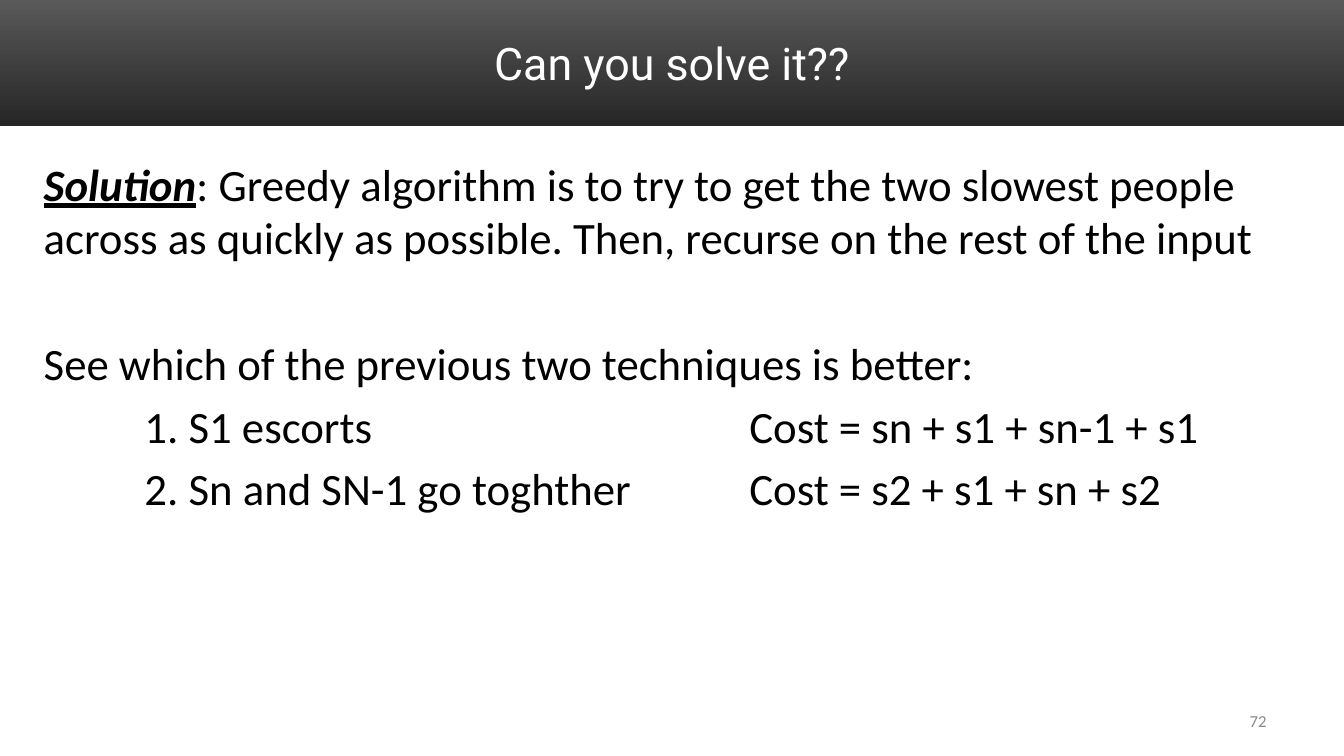
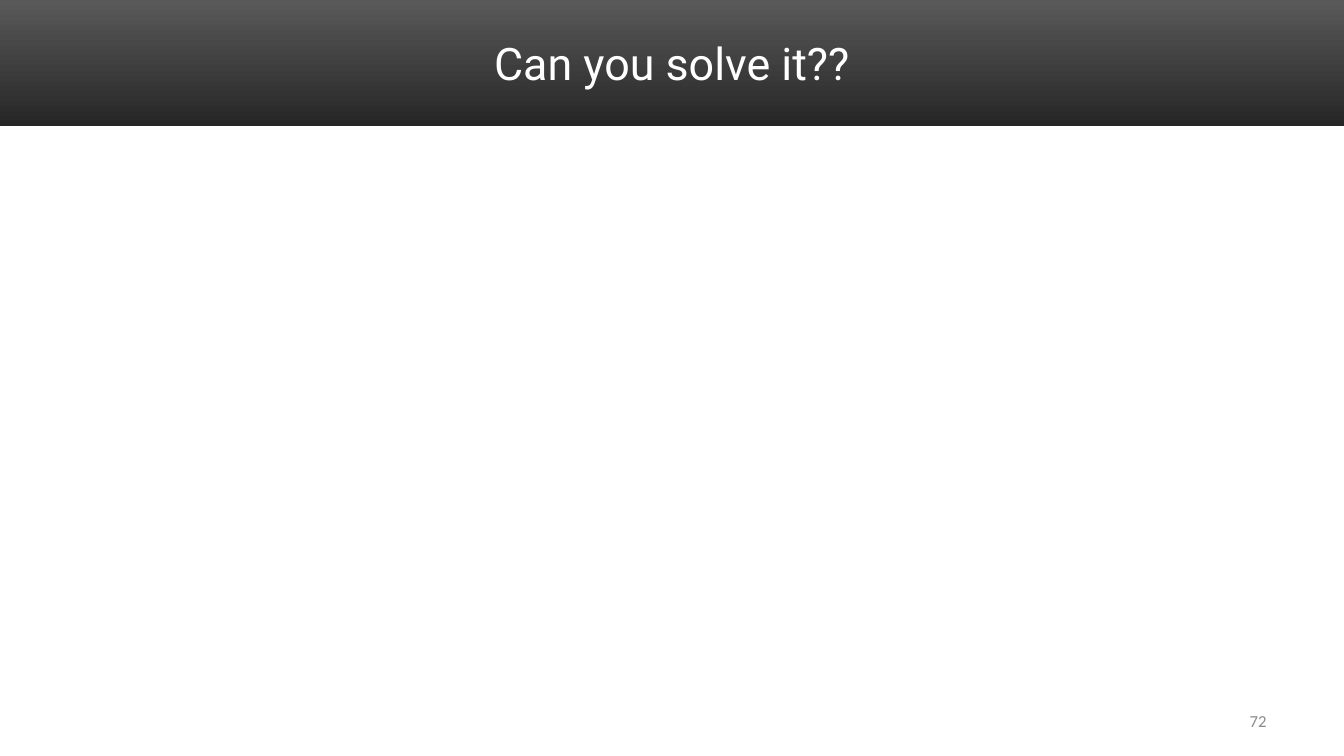
Before and after one commit to uva-cs/cs4102-f21, a slide deck: slide 72 of slides/GreedyAlgorithms_1.pptx. Drawn at 1344x756 pixels with LibreOffice and Linux fonts; fonts in the diff are those of the drawing; grey boxes stand for pictures. Boxes give left, top, right and bottom in pixels: in the first picture for what was removed or moved away, otherwise in the second. Text is boxed around its words. In the diff, an @@ line names an element or a change of style, - is before the commit and + after.

Commit message:
minor formatting on slides for 10/26

```diff
--- a/slides/GreedyAlgorithms_1.pptx
+++ b/slides/GreedyAlgorithms_1.pptx
@@ text removed at [44,169,1252,513] @@
-Solution: Greedy algorithm is to try to get the two slowest people across as quickly as possible. Then, recurse on the rest of the input
-See which of the previous two techniques is better:
-1. S1 escorts Cost = sn + s1 + sn-1 + s1
-2. Sn and SN-1 go toghther Cost = s2 + s1 + sn + s2
```
Also in this commit, not shown: 1 other file.
